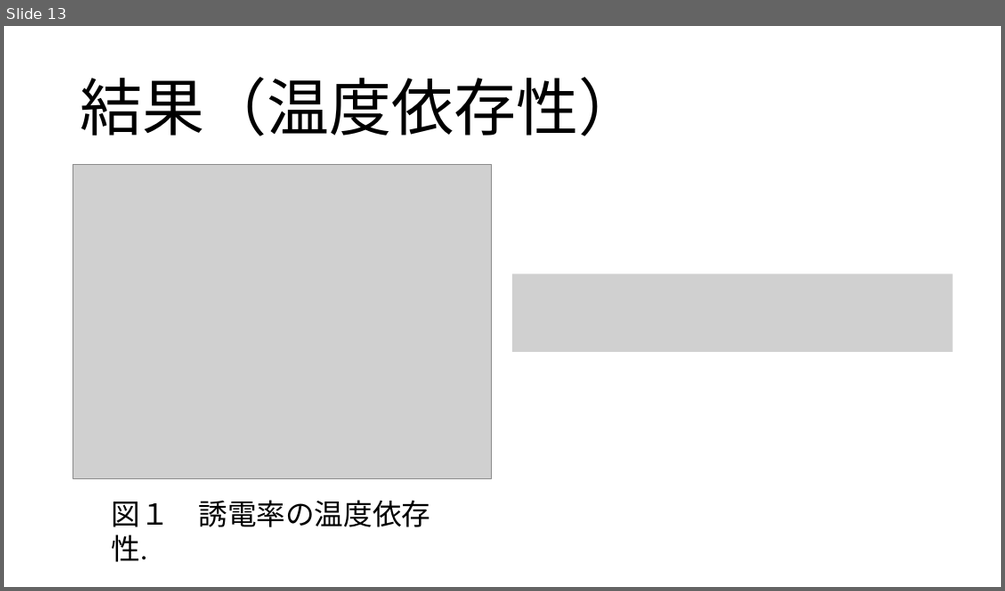
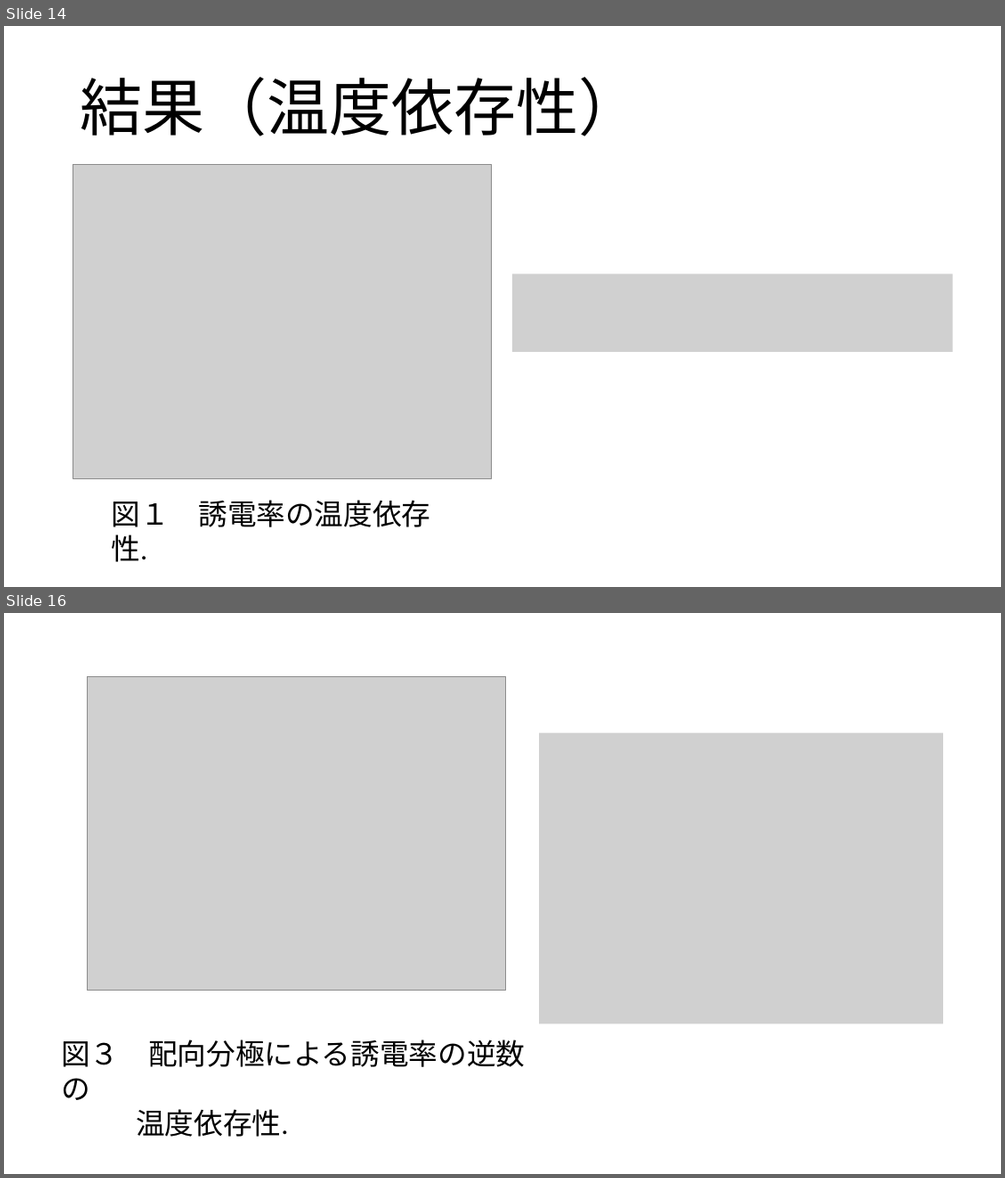
Before and after one commit to coil398/experiment, a slide deck: dielectric/強誘電体の誘電特性.pptx. Shown one above the other, each under a label of ours: slide 13 before the commit, slides 14 and 16 after it; the slides between them are not shown. The pictures are 1005x591 and 1005x1178 pixels, drawn with LibreOffice and Linux fonts; fonts in the diff are those of the drawing; grey boxes stand for pictures. Boxes give left, top, right and bottom in pixels: in the first picture for what was removed or moved away, otherwise in the second. Text is boxed around its words. In the diff, an @@ line names an element or a change of style, - is before the commit and + after.

```diff
--- a/dielectric/強誘電体の誘電特性.pptx
+++ b/dielectric/強誘電体の誘電特性.pptx
@@ slide 16 added at [4,613,1001,1174], background #FFFFFF @@
@@ picture added at [87,676,506,990] @@
@@ picture added at [153,715,441,751] @@
@@ picture added at [540,732,943,1023] @@
@@ text added at [61,1039,525,1136], 28 pt, text #000000 @@
+図３ 配向分極による誘電率の逆数の
+温度依存性.
@@ what was slide 13 is now slide 14 @@
```
Also in this commit, not shown: 2 slides changed, 5 other slides added, 1 other file.
